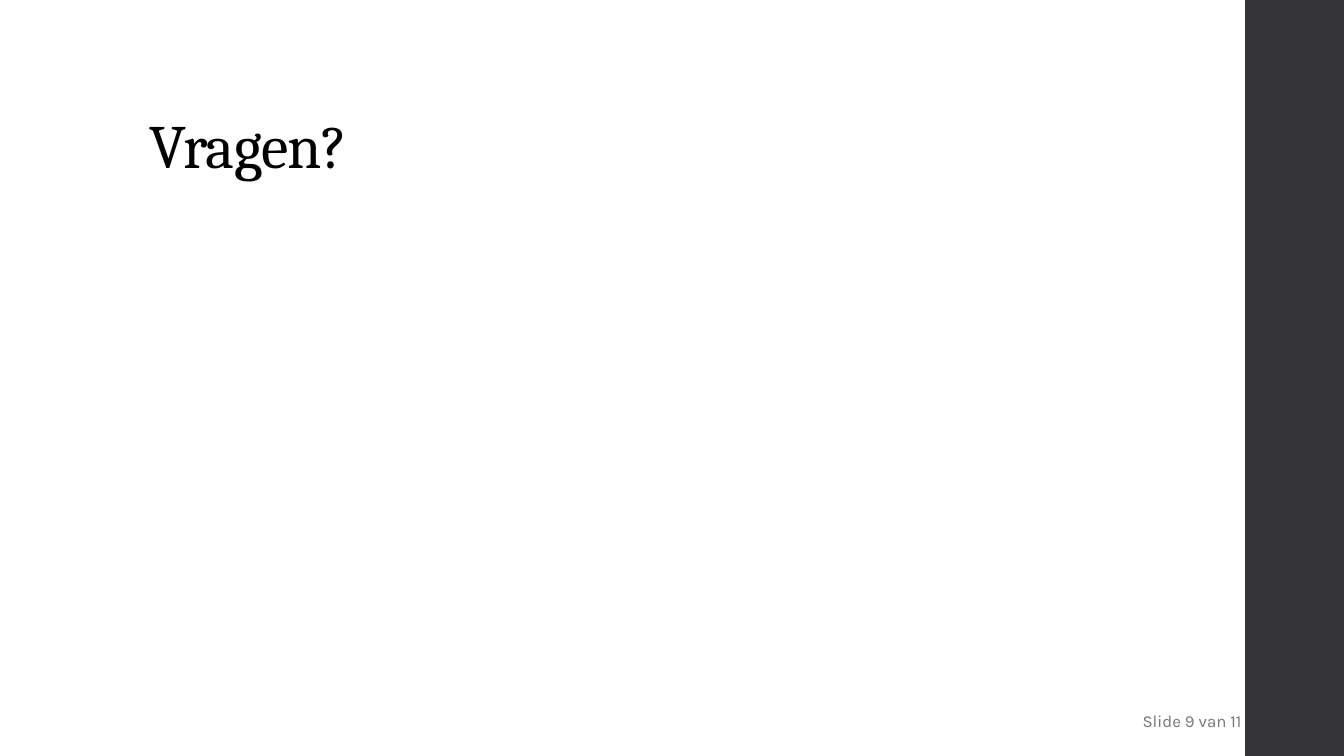
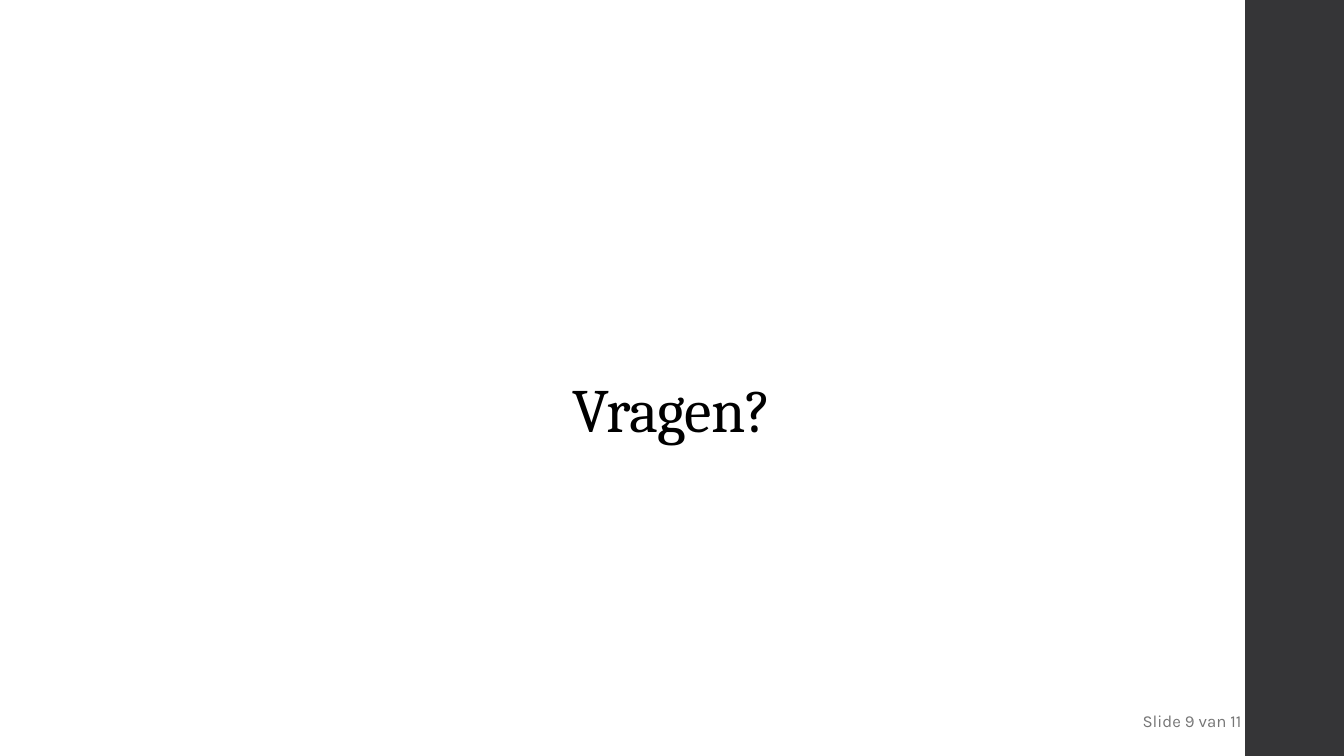
Before and after one commit to delamiro/Embedded-Stepper-Motor, a slide deck: slide 9 of docs/presentatie.odp. Drawn at 1344x756 pixels with LibreOffice and Linux fonts; fonts in the diff are those of the drawing. Boxes give left, top, right and bottom in pixels: in the first picture for what was removed or moved away, otherwise in the second. Text is boxed around its words. In the diff, an @@ line names an element or a change of style, - is before the commit and + after.

```diff
--- a/docs/presentatie.odp
+++ b/docs/presentatie.odp
@@ title "Vragen?": place and size @@
-title "Vragen?" at (149,127,347,181)
+title "Vragen?" at (573,391,771,446)
@@ title "Vragen?" at (573,391,771,446): alignment left to centre @@
```
Also in this commit, not shown: 3 other slides changed.
